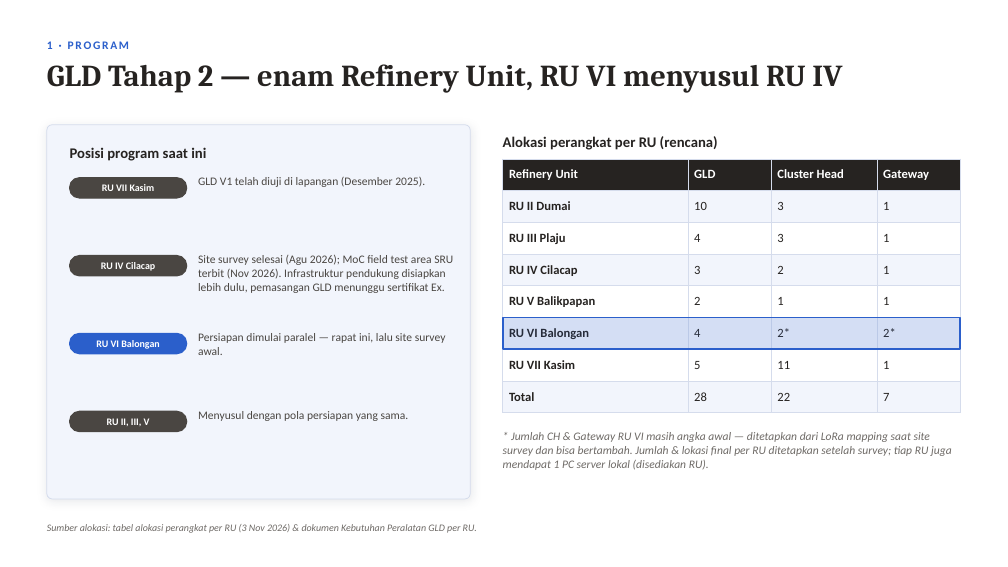
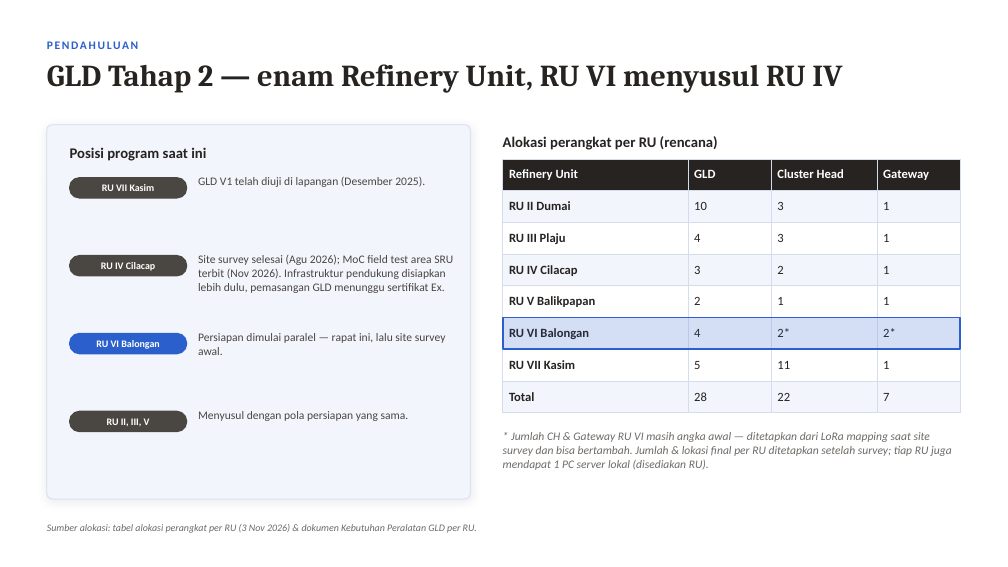
Before and after one commit to RavellerH/GLD-V2-Report-2026, a slide deck: slide 3 of Deliverables/Presentasi_Koordinasi_Implementasi_GLD_RU-VI_Balongan_13November2026.pptx. Drawn at 1008x567 pixels with LibreOffice and Linux fonts; fonts in the diff are those of the drawing. Boxes give left, top, right and bottom in pixels: in the first picture for what was removed or moved away, otherwise in the second. Text is boxed around its words. In the diff, an @@ line names an element or a change of style, - is before the commit and + after.

```diff
--- a/Deliverables/Presentasi_Koordinasi_Implementasi_GLD_RU-VI_Balongan_13November2026.pptx
+++ b/Deliverables/Presentasi_Koordinasi_Implementasi_GLD_RU-VI_Balongan_13November2026.pptx
@@ text at box(47, 41, 138, 49): text changed @@
-1 · PROGRAM
+PENDAHULUAN
```
Also in this commit, not shown: 18 other slides changed, 14 slides added, 5 slides removed, 16 other files.
